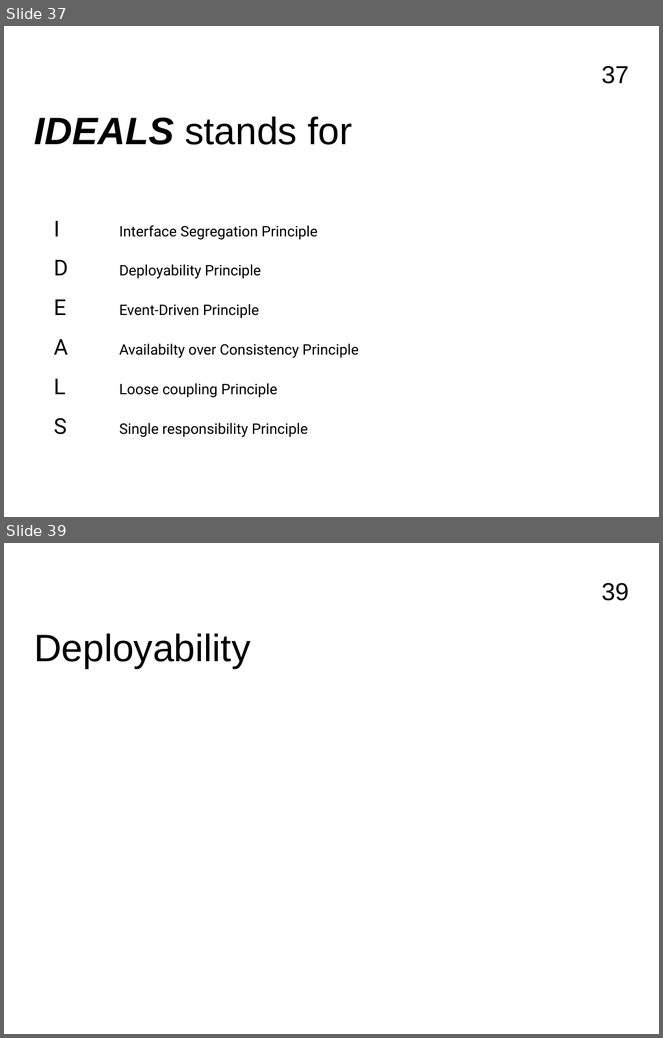
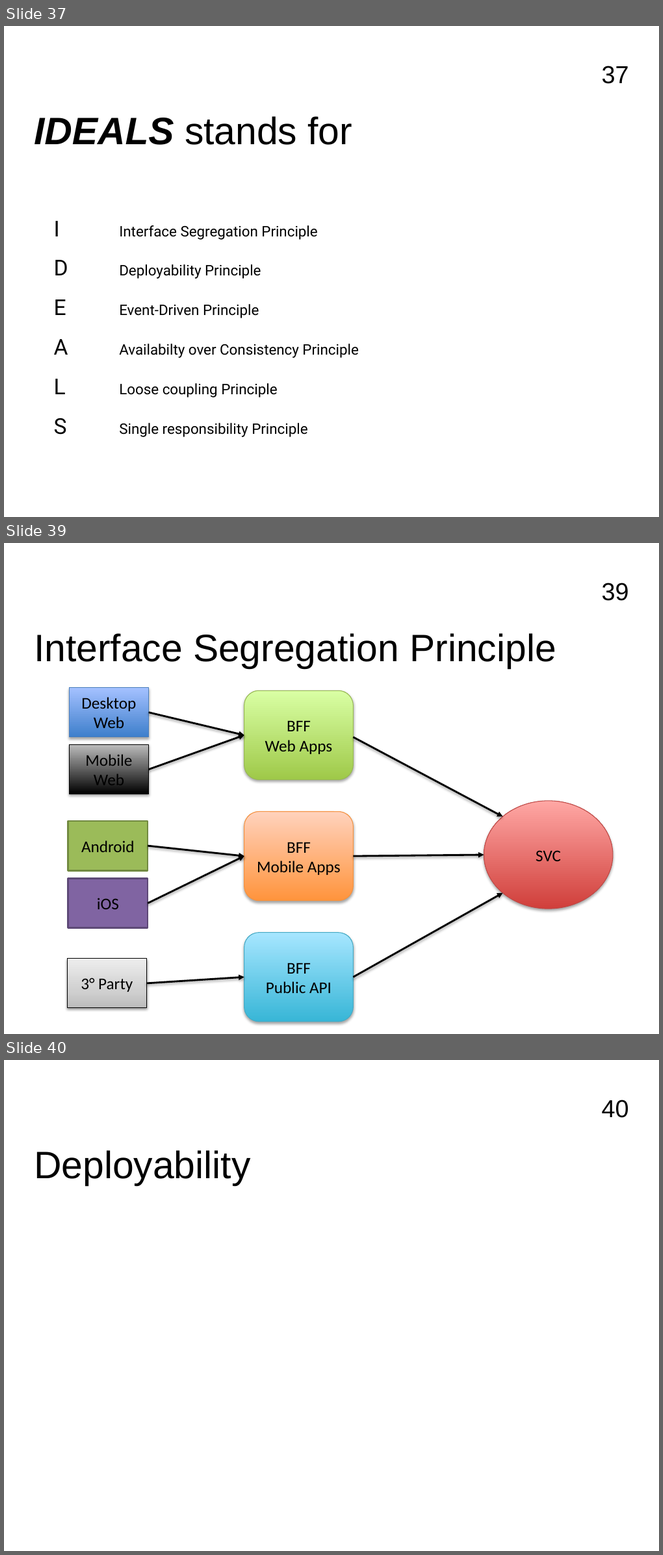
Before and after one commit to FrancoMelandri/SOLID, a slide deck: docs/solid.pptx. Shown one above the other, each under a label of ours: slides 37 and 39 before the commit, slides 37, 39 and 40 after it; the slides between them are not shown. The pictures are 663x1038 and 663x1555 pixels, drawn with LibreOffice and Linux fonts; fonts in the diff are those of the drawing. Boxes give left, top, right and bottom in pixels: in the first picture for what was removed or moved away, otherwise in the second. Text is boxed around its words. In the diff, an @@ line names an element or a change of style, - is before the commit and + after.

Commit message:
adding slide related to IDEALS Interface segregation

```diff
--- a/docs/solid.pptx
+++ b/docs/solid.pptx
@@ slide 39 added at [4, 543, 659, 1034], background #FFFFFF; not listed: 1 template element that a slide beside it also shows @@
@@ text added at [34, 633, 556, 668], 42 pt, text #000000 @@
+Interface Segregation Principle
@@ rectangle added at [69, 688, 148, 737], fill gradient #3F80CE to #A4C4FF, outline #4B7EBC 0.75 pt, 18 pt, text #000000 @@
+Desktop Web
@@ rounded rectangle added at [244, 691, 353, 780], fill gradient #A0CA4A to #DAFFA5, outline #98B955 0.75 pt, 18 pt, text #000000 @@
+BFF
+Web Apps
@@ arrow added from (149, 713) to (244, 735), #000000 2 pt @@
@@ arrow added from (149, 770) to (244, 735), #000000 2 pt @@
@@ arrow added from (353, 737) to (503, 817), #000000 2 pt @@
@@ rectangle added at [69, 745, 148, 795], fill gradient #000000 to #BDBDBD, outline #000000 0.75 pt, 18 pt, text #000000 @@
+Mobile Web
@@ rounded rectangle added at [244, 811, 353, 901], fill gradient #FF953E to #FFD2BD, outline #F69240 0.75 pt, 18 pt, text #000000 @@
+BFF
+Mobile Apps
@@ ellipse added at [484, 801, 613, 909], fill gradient #D1403C to #FFA6A5, outline #BF4C48 0.75 pt, 18 pt, text #000000 @@
+SVC
@@ rectangle added at [68, 821, 148, 871], fill #9BBB59, outline #738A42 2 pt, 18 pt, text #000000 @@
+Android
@@ arrow added from (148, 846) to (244, 856), #000000 2 pt @@
@@ arrow added from (148, 903) to (244, 856), #000000 2 pt @@
@@ arrow added from (353, 856) to (484, 855), #000000 2 pt @@
@@ rectangle added at [68, 878, 148, 928], fill #8064A2, outline #5F4A78 2 pt, 18 pt, text #000000 @@
+iOS
@@ arrow added from (353, 977) to (503, 893), #000000 2 pt @@
@@ rounded rectangle added at [244, 933, 353, 1022], fill gradient #39B7D8 to #A7E6FF, outline #46AAC5 0.75 pt, 18 pt, text #000000 @@
+BFF
+Public API
@@ rectangle added at [67, 959, 146, 1009], fill gradient #BDBDBD to #D1D1D1 to #EEEEEE, outline #000000 0.75 pt, 18 pt, text #000000 @@
+3° Party
@@ arrow added from (147, 983) to (244, 977), #000000 2 pt @@
@@ what was slide 39 is now slide 40 @@
@@ page number at [602, 1100, 629, 1118]: text changed @@
-39
+40
```
Also in this commit, not shown: 1 other slide added, 1 slide removed.
